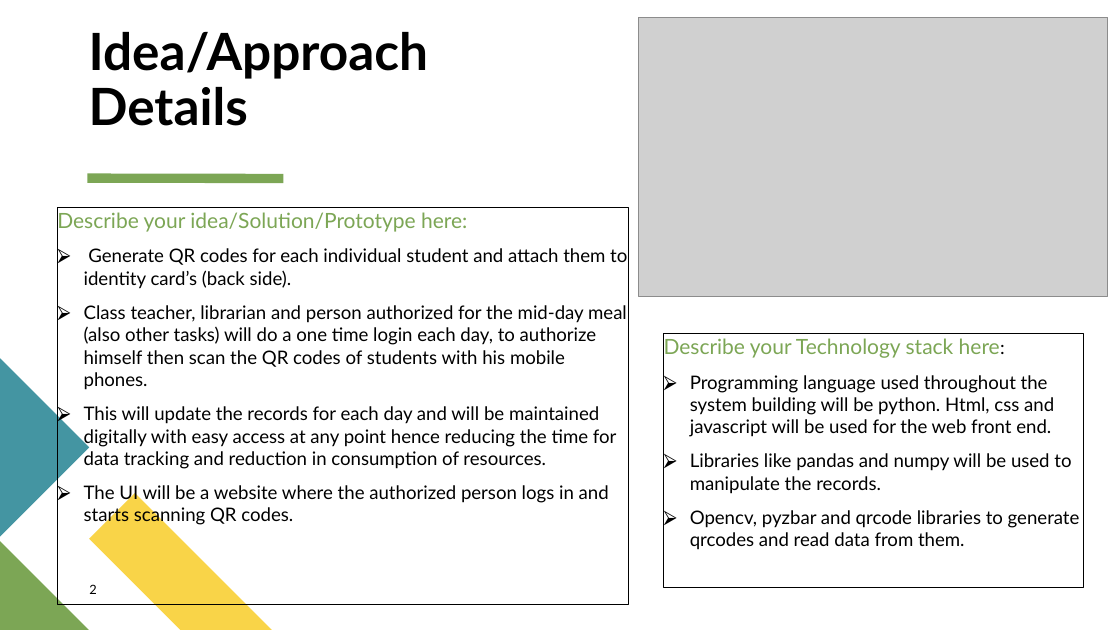
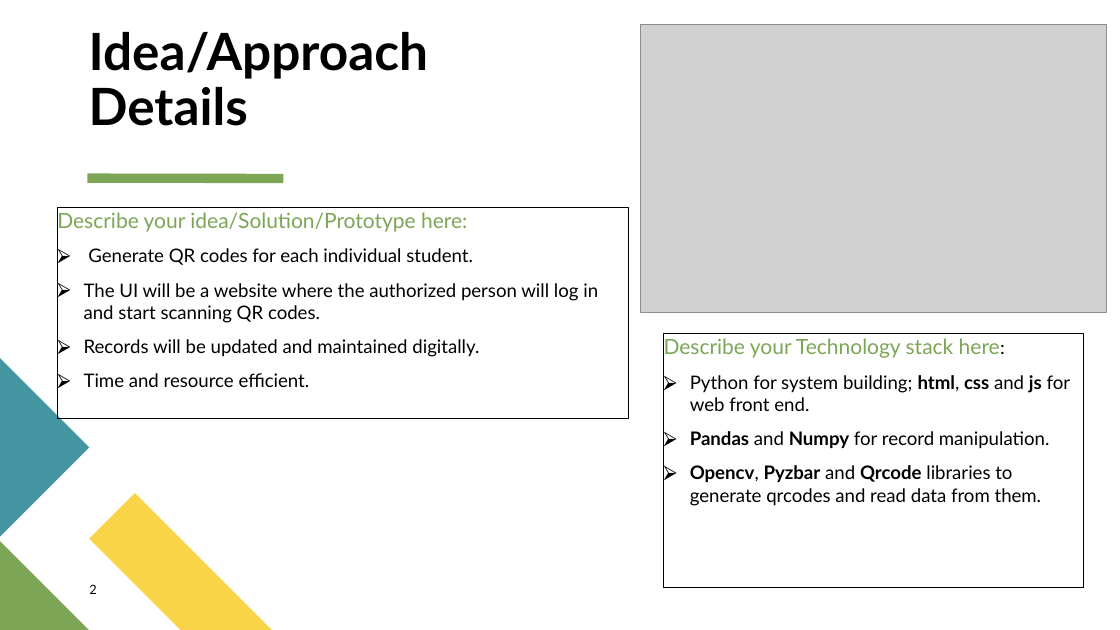
Before and after one commit to Hrushi11/Ikshana, a slide deck: slide 2 of QR_Idea-Presentation.pptx. Drawn at 1120x630 pixels with LibreOffice and Linux fonts; fonts in the diff are those of the drawing; grey boxes stand for pictures. Boxes give left, top, right and bottom in pixels: in the first picture for what was removed or moved away, otherwise in the second. Text is boxed around its words. In the diff, an @@ line names an element or a change of style, - is before the commit and + after.

```diff
--- a/QR_Idea-Presentation.pptx
+++ b/QR_Idea-Presentation.pptx
@@ picture: place and size @@
-picture at [639,17,1108,297]
+picture at [640,25,1107,313]
@@ text "Describe your idea/Solution/Prototype here:": place and size @@
-text "Describe your idea/Solution/Prototype here:" at [57,208,628,605]
+text "Describe your idea/Solution/Prototype here:" at [57,208,628,418]
@@ text at [84,248,598,387]: text changed @@
-⮚ Generate QR codes for each individual student and attach them to identity card’s (back side).
-⮚ Class teacher, librarian and person authorized for the mid-day meal (also other tasks) will do a one time login each day, to authorize himself then scan the QR codes of students with his mobile phones.
-⮚ This will update the records for each day and will be maintained digitally with easy access at any point hence reducing the time for data tracking and reduction in consumption of resources.
-⮚ The UI will be a website where the authorized person logs in and starts scanning QR codes.
+⮚ Generate QR codes for each individual student.
+⮚ The UI will be a website where the authorized person will log in and start scanning QR codes.
+⮚ Records will be updated and maintained digitally.
+⮚ Time and resource efficient.
@@ text in rectangle at [690,375,1071,506]: text changed @@
-⮚ Programming language used throughout the system building will be python. Html, css and javascript will be used for the web front end.
-⮚ Libraries like pandas and numpy will be used to manipulate the records.
-⮚ Opencv, pyzbar and qrcode libraries to generate qrcodes and read data from them.
+⮚ Python for system building; html, css and js for web front end.
+⮚ Pandas and Numpy for record manipulation.
+⮚ Opencv, Pyzbar and Qrcode libraries to generate qrcodes and read data from them.
```
Also in this commit, not shown: 2 other slides changed, 1 other file.
